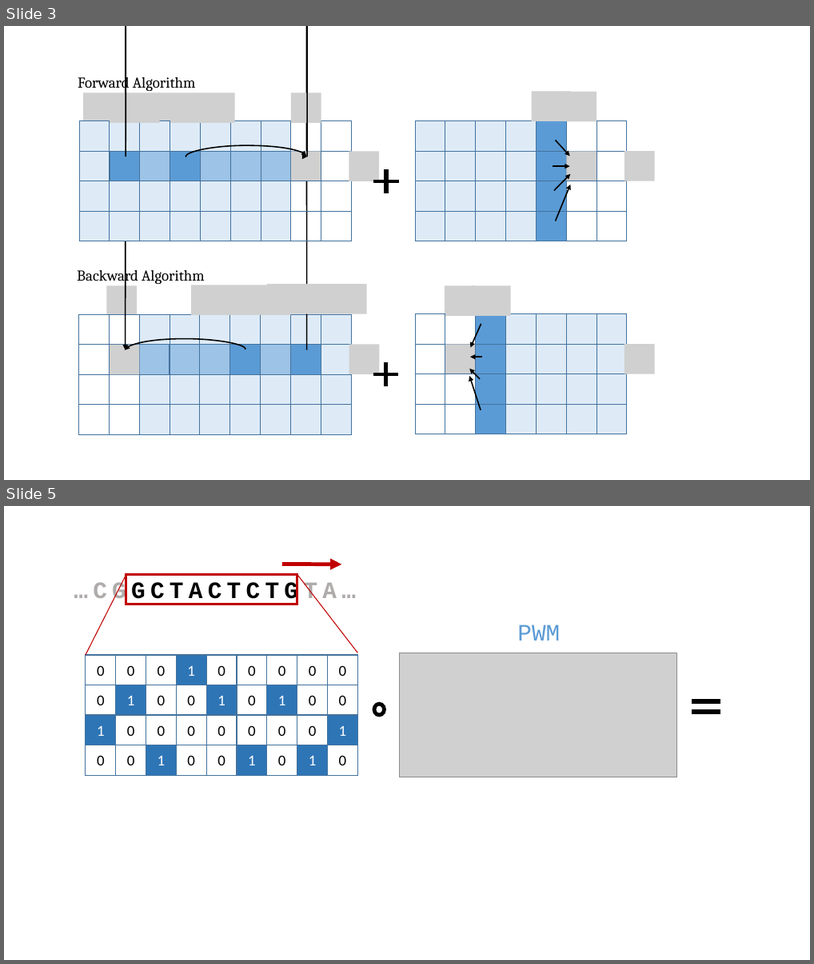
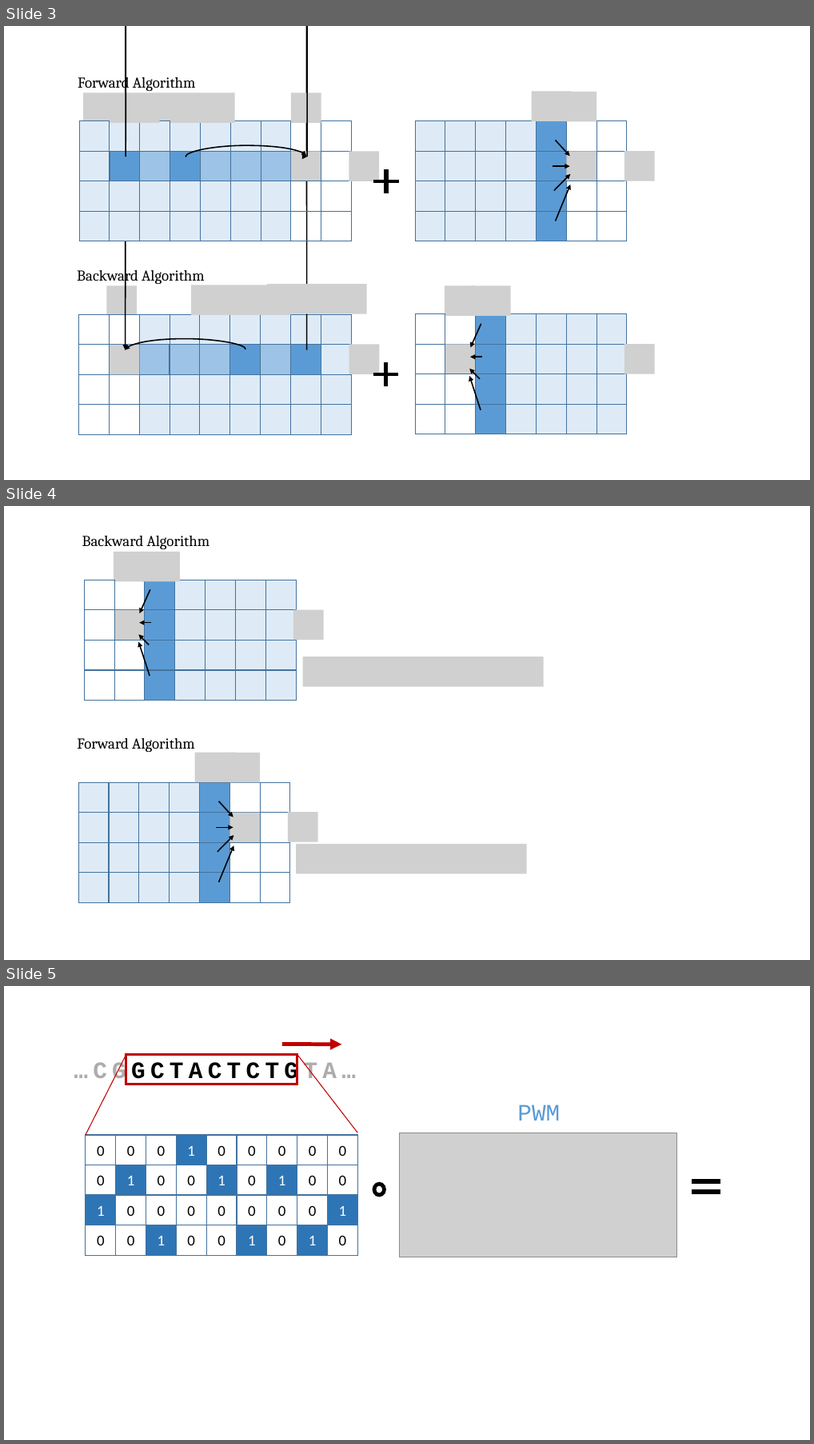
Before and after one commit to David-Taub/HOP-HMM, a slide deck: Help/Figures2.pptx. Shown one above the other, each under a label of ours: slides 3 and 5 before the commit, slides 3, 4 and 5 after it; the slides between them are not shown. The pictures are 814x964 and 814x1444 pixels, drawn with LibreOffice and Linux fonts; fonts in the diff are those of the drawing; grey boxes stand for pictures. Boxes give left, top, right and bottom in pixels: in the first picture for what was removed or moved away, otherwise in the second. Text is boxed around its words. In the diff, an @@ line names an element or a change of style, - is before the commit and + after.

```diff
--- a/Help/Figures2.pptx
+++ b/Help/Figures2.pptx
@@ slide 4 added at [4, 506, 810, 960], background #FFFFFF @@
@@ group added at [82, 536, 544, 700]: 27 rectangles, 5 pictures, 4 arrows, 1 text @@
+Backward Algorithm
@@ group added at [77, 738, 527, 902]: 27 rectangles, 5 pictures, 4 arrows, 1 text @@
+Forward Algorithm
```
Also in this commit, not shown: 1 slide removed, 7 other files.
